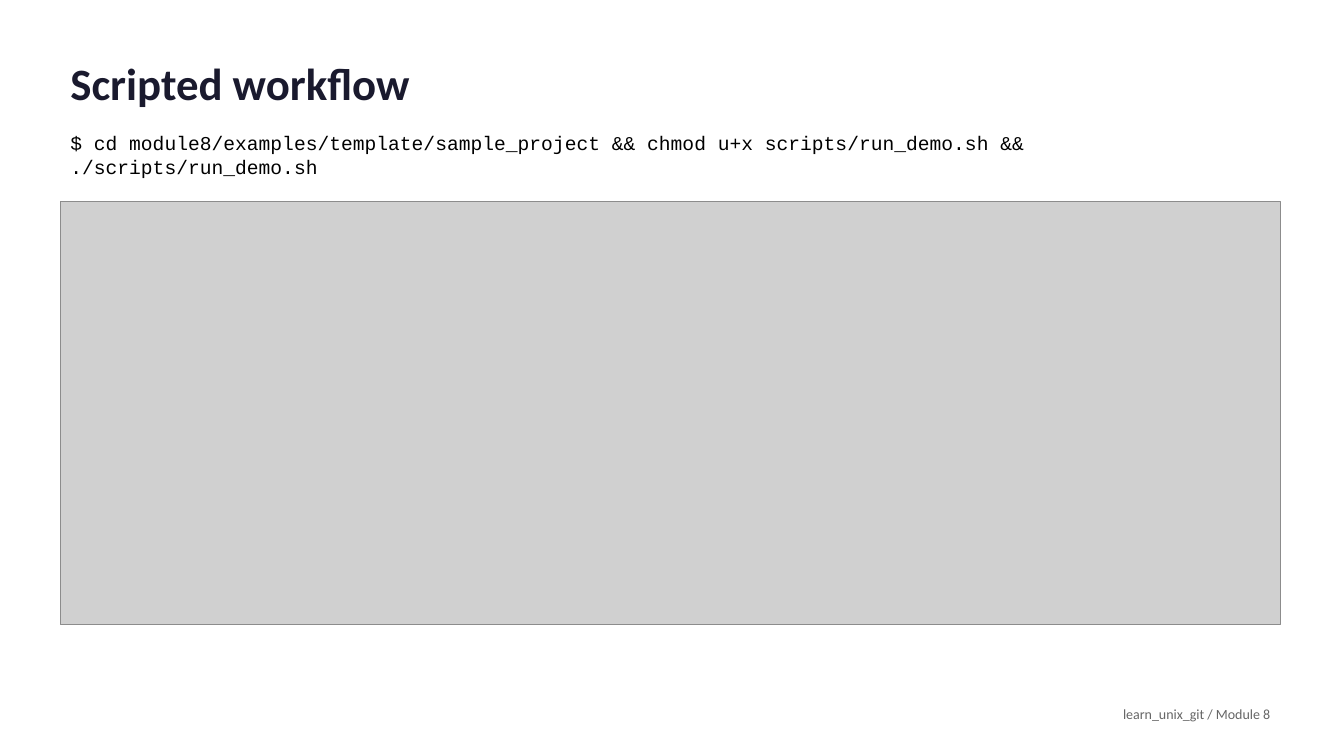
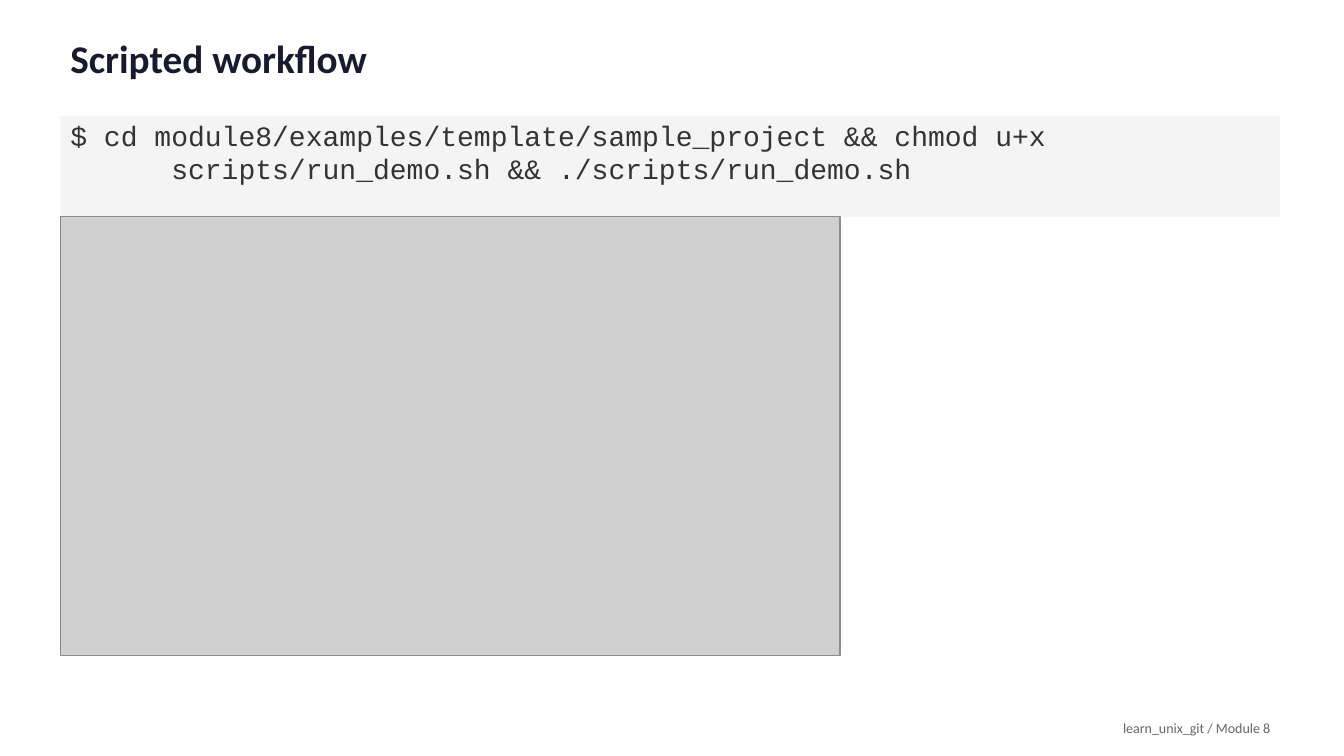
Before and after one commit to universal-verification-methodology/learn_unix_git, a slide deck: slide 9 of media/module8/slides.pptx. Drawn at 1344x756 pixels with LibreOffice and Linux fonts; fonts in the diff are those of the drawing; grey boxes stand for pictures. Boxes give left, top, right and bottom in pixels: in the first picture for what was removed or moved away, otherwise in the second. Text is boxed around its words. In the diff, an @@ line names an element or a change of style, - is before the commit and + after.

```diff
--- a/media/module8/slides.pptx
+++ b/media/module8/slides.pptx
@@ text "Scripted workflow" at (70, 45, 366, 79): size 32 to 28 pt; line spacing 1 to 22pt @@
@@ rectangle "$ cd module8/examples/template/sample_project && chmod ...": place and size @@
-rectangle "$ cd module8/examples/template/sample_project && chmod ..." at (70, 136, 989, 178)
+rectangle "$ cd module8/examples/template/sample_project && chmod ..." at (60, 116, 1280, 217)
@@ rectangle "$ cd module8/examples/template/sample_project && chmod ..." at (60, 116, 1280, 217): fill none to #F4F4F4 @@
@@ text in rectangle at (104, 126, 1045, 185): text changed; size 14 to 20 pt; text colour #000000 to #333333 @@
-$ cd module8/examples/template/sample_project && chmod u+x scripts/run_demo.sh && ./scripts/run_demo.sh
+$ cd module8/examples/template/sample_project && chmod u+x
+scripts/run_demo.sh && ./scripts/run_demo.sh
@@ picture: place and size @@
-picture at (60, 202, 1280, 625)
+picture at (60, 217, 840, 655)
@@ text "learn_unix_git / Module 8" at (1123, 723, 1270, 736): line spacing 1 to 22pt @@
```
Also in this commit, not shown: 12 other slides changed, 53 other files.
